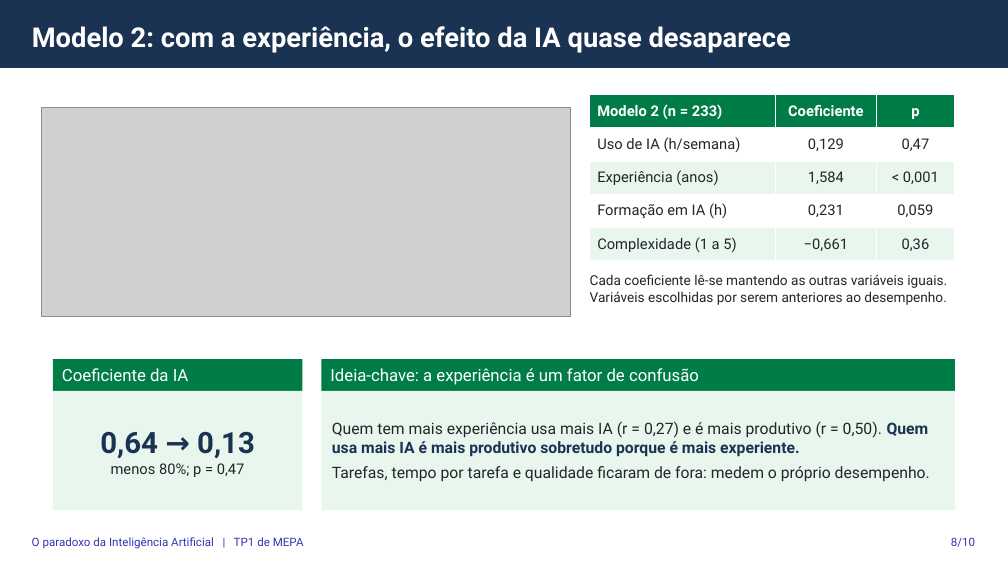
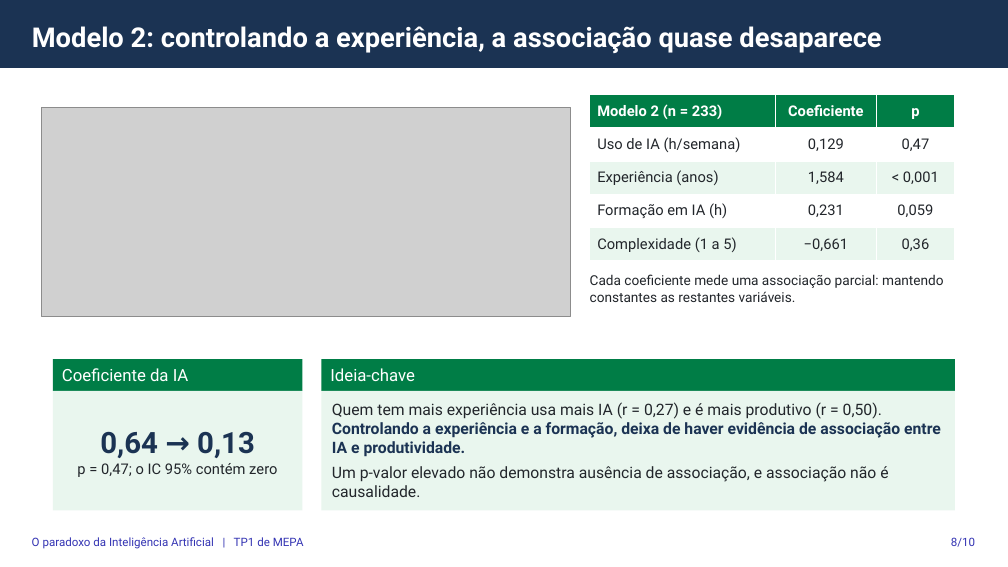
Before and after one commit to gcoutinho-ipca/tp1-mepa-ia-produtividade, a slide deck: slide 8 of Apresentacao_Defesa_TP1_MEPA.pptx. Drawn at 1008x567 pixels with LibreOffice and Linux fonts; fonts in the diff are those of the drawing; grey boxes stand for pictures. Boxes give left, top, right and bottom in pixels: in the first picture for what was removed or moved away, otherwise in the second. Text is boxed around its words. In the diff, an @@ line names an element or a change of style, - is before the commit and + after.

```diff
--- a/Apresentacao_Defesa_TP1_MEPA.pptx
+++ b/Apresentacao_Defesa_TP1_MEPA.pptx
@@ title at <box>32,26,881,53</box>: text changed @@
-Modelo 2: com a experiência, o efeito da IA quase desaparece
+Modelo 2: controlando a experiência, a associação quase desaparece
@@ text at <box>590,274,944,302</box>: text changed @@
-Cada coeficiente lê-se mantendo as outras variáveis iguais. Variáveis escolhidas por serem anteriores ao desempenho.
+Cada coeficiente mede uma associação parcial: mantendo constantes as restantes variáveis.
@@ text in rectangle at <box>330,368,415,381</box>: text changed @@
-Ideia-chave: a experiência é um fator de confusão
+Ideia-chave
@@ text in rectangle at <box>332,402,941,497</box>: text changed @@
-Quem tem mais experiência usa mais IA (r = 0,27) e é mais produtivo (r = 0,50). Quem usa mais IA é mais produtivo sobretudo porque é mais experiente.
-Tarefas, tempo por tarefa e qualidade ficaram de fora: medem o próprio desempenho.
+Quem tem mais experiência usa mais IA (r = 0,27) e é mais produtivo (r = 0,50). Controlando a experiência e a formação, deixa de haver evidência de associação entre IA e produtividade.
+Um p-valor elevado não demonstra ausência de associação, e associação não é causalidade.
@@ text in rectangle at <box>77,463,277,477</box>: text changed @@
-menos 80%; p = 0,47
+p = 0,47; o IC 95% contém zero
```
Also in this commit, not shown: 8 other slides changed, 5 other files.
